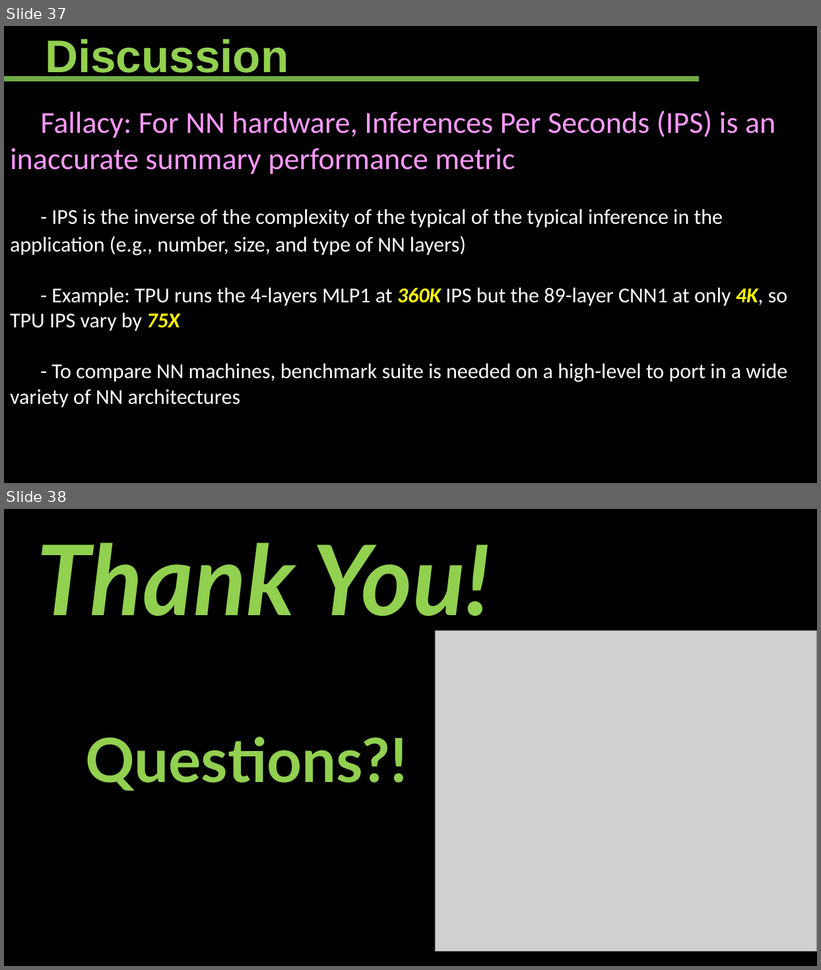
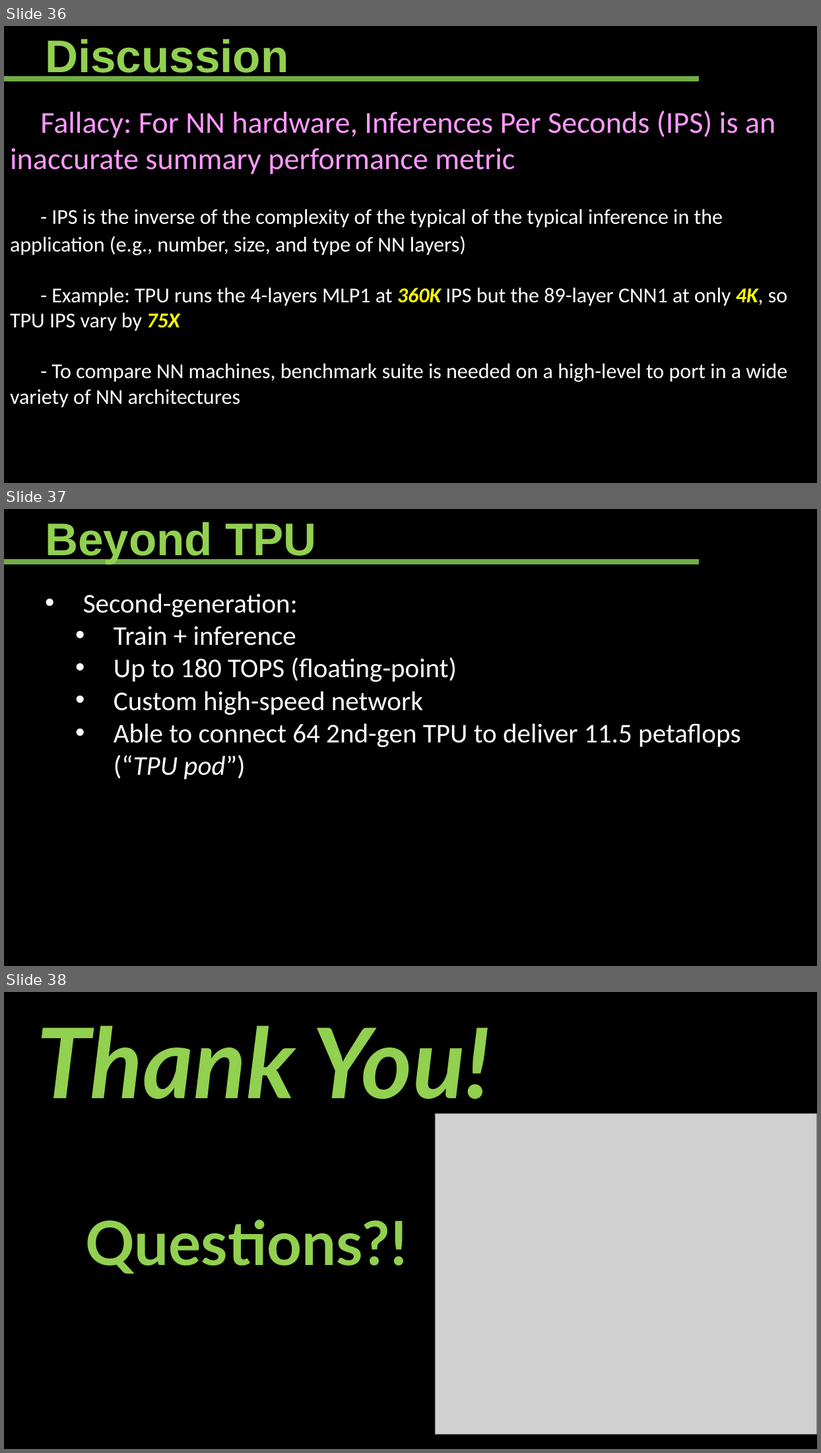
Before and after one commit to Ahdhn/EEC289Q-S18, a slide deck: Presentation/TPU.pptx. Shown one above the other, each under a label of ours: slides 37 and 38 before the commit, slides 36, 37 and 38 after it. The pictures are 821x970 and 821x1453 pixels, drawn with LibreOffice and Linux fonts; fonts in the diff are those of the drawing; grey boxes stand for pictures. Boxes give left, top, right and bottom in pixels: in the first picture for what was removed or moved away, otherwise in the second. Text is boxed around its words. In the diff, an @@ line names an element or a change of style, - is before the commit and + after.

```diff
--- a/Presentation/TPU.pptx
+++ b/Presentation/TPU.pptx
@@ slide 37 added at [4,509,817,966], background #000000 @@
@@ text added at [45,522,316,564], 54 pt, text #92D050, bold @@
+Beyond TPU
@@ line added from (4, 561) to (700, 561), #70AD47 6 pt @@
@@ text added at [83,593,741,780], 32 pt, text #FFFFFF @@
+• Second-generation:
+  • Train + inference
+  • Up to 180 TOPS (floating-point)
+  • Custom high-speed network
+  • Able to connect 64 2nd-gen TPU to deliver 11.5 petaflops (“TPU pod”)
@@ what was slide 37 is now slide 36 @@
```
Also in this commit, not shown: 5 slides changed, 1 other slide added, 2 slides removed.
